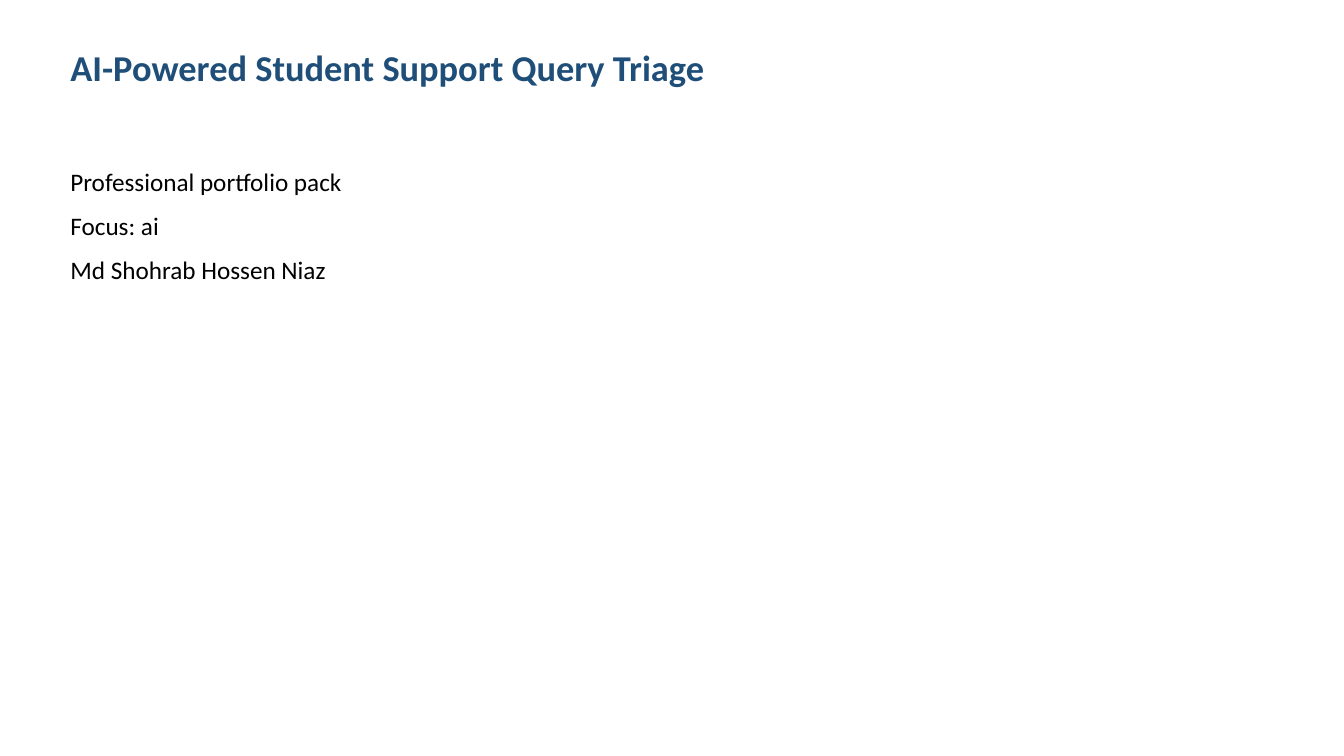
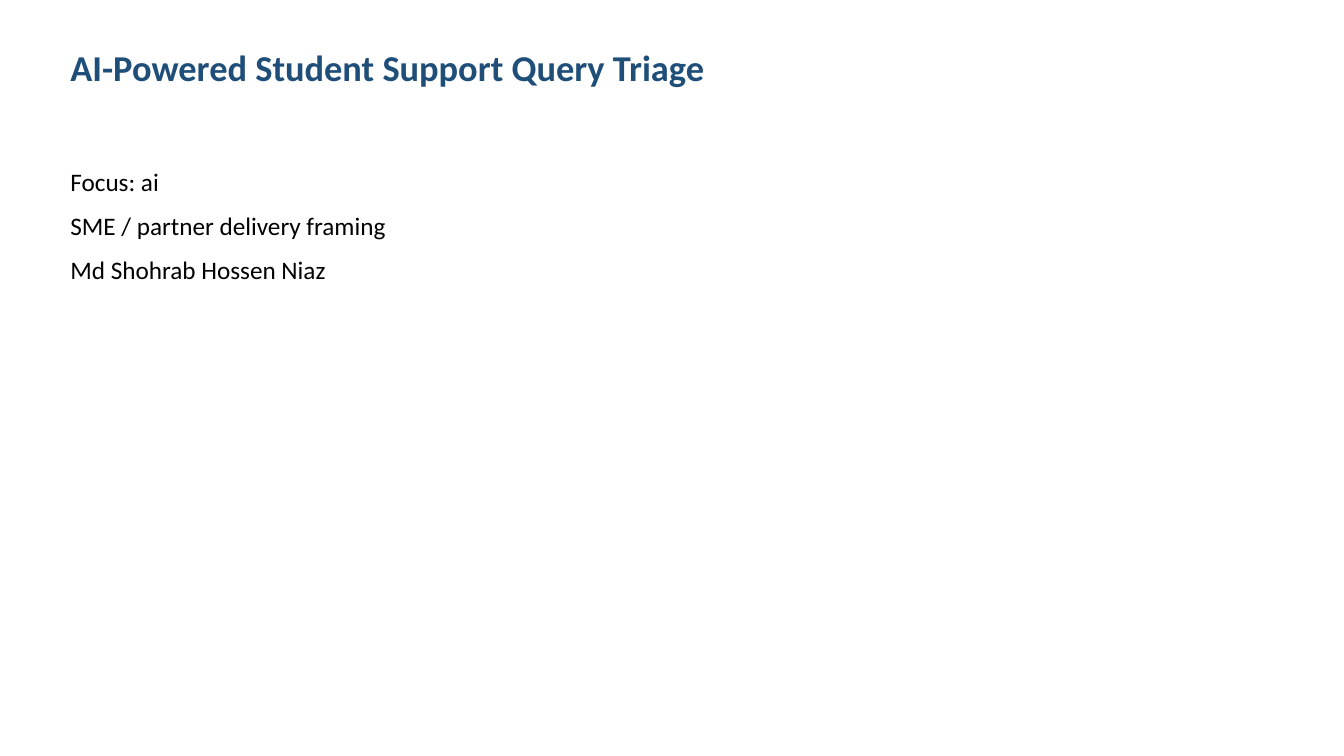
Before and after one commit to shohrabniaz/ai-powered-student-support-query-triage, a slide deck: slide 1 of Final_Submission/02_Presentation.pptx. Drawn at 1344x756 pixels with LibreOffice and Linux fonts; fonts in the diff are those of the drawing. Boxes give left, top, right and bottom in pixels: in the first picture for what was removed or moved away, otherwise in the second. Text is boxed around its words. In the diff, an @@ line names an element or a change of style, - is before the commit and + after.

Commit message:
Polish portfolio pack for professional showcase readiness.

```diff
--- a/Final_Submission/02_Presentation.pptx
+++ b/Final_Submission/02_Presentation.pptx
@@ text at (x1=70, y1=173, x2=341, y2=195): paragraph removed @@
-Professional portfolio pack
@@ text at (x1=70, y1=217, x2=385, y2=240): paragraph added @@
+SME / partner delivery framing
```
Also in this commit, not shown: 3 other slides changed, 12 other files.
